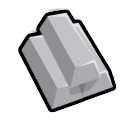
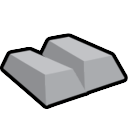
Layered file, before and after one edit (128x128). Changes by layer:
added group "Group 15" with 10 layers above "Group 9" over [0, 7, 128, 113]
added group "Group 11" with 4 layers in group "Group 15" over [0, 7, 125, 113]
added layer "Paint Layer 12" (1st of 2, in "Group 15" › "Group 11") in group "Group 11" over [0, 65, 116, 113]
added layer "Paint Layer 13" (1st of 2, in "Group 15" › "Group 11") in group "Group 11" over [0, 7, 116, 113]
added layer "Paint Layer 10" (1st of 2, in "Group 15" › "Group 11") in group "Group 11" over [0, 7, 125, 113]
added group "Copy of Group 11" with 4 layers in group "Group 15" over [0, 7, 128, 113]
added layer "Paint Layer 12" (2nd of 2, in "Group 15" › "Copy of Group 11") in group "Copy of Group 11" over [37, 48, 128, 112]
added layer "Paint Layer 13" (2nd of 2, in "Group 15" › "Copy of Group 11") in group "Copy of Group 11" over [37, 7, 128, 112]
added layer "Paint Layer 10" (2nd of 2, in "Group 15" › "Copy of Group 11") in group "Copy of Group 11" over [0, 7, 128, 113]
hid group "Group 9" (16 layers) over [14, 7, 128, 113]
